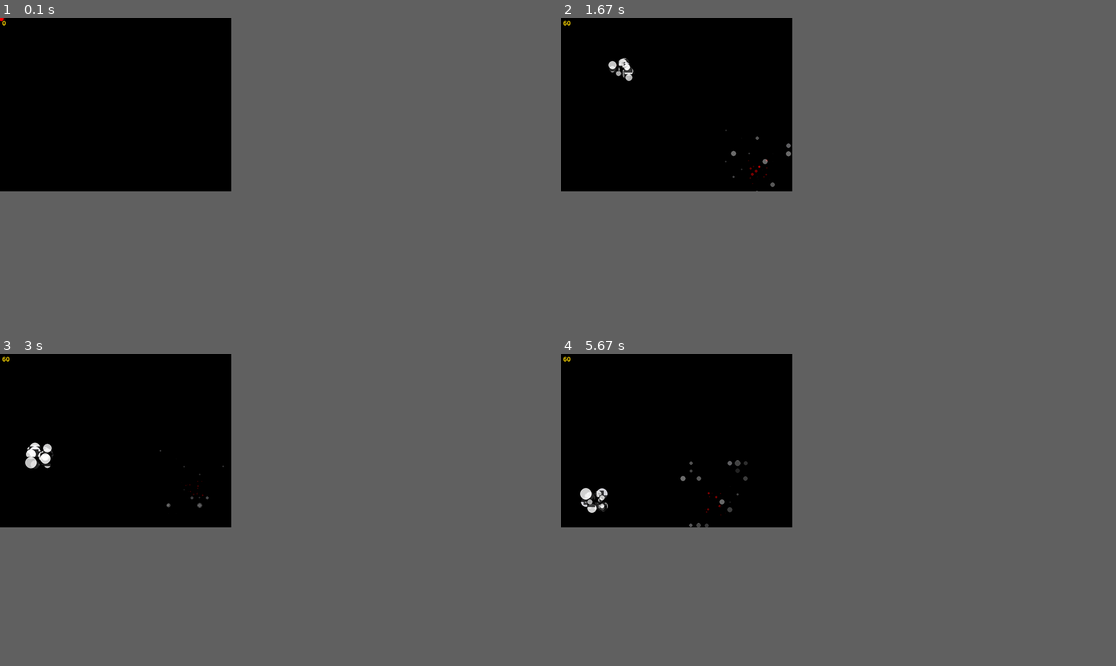
Above: before the commit, frames 1-4 (two rows, left to right).
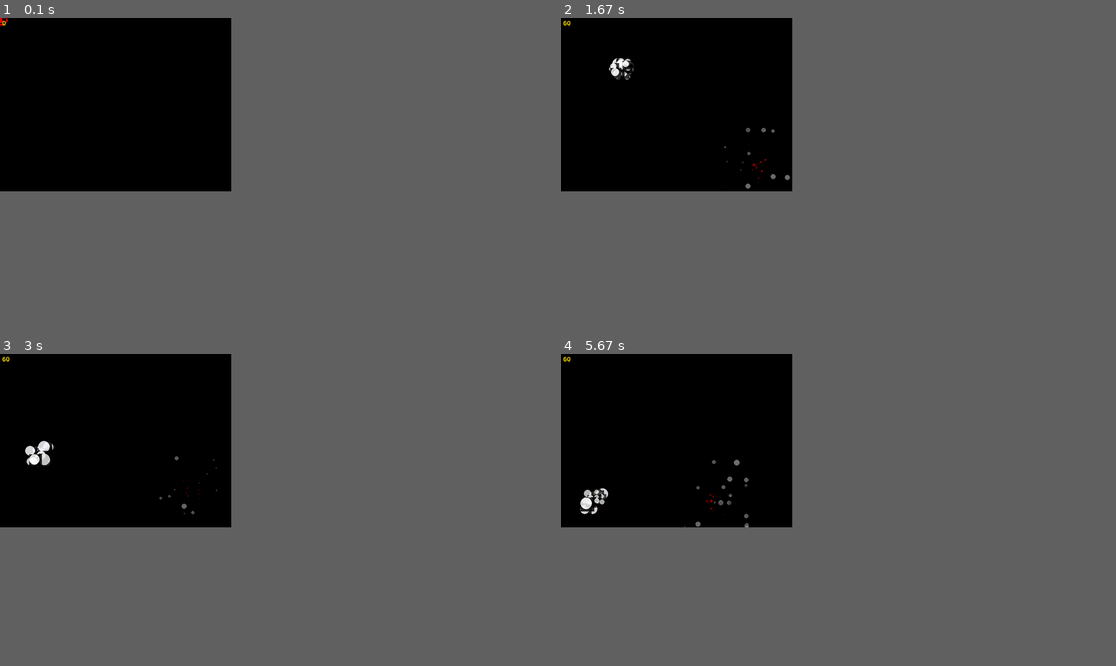
Above: after the commit, the same moments.

Repository: CalamariDemocracy/particles-in-pygame
Game: pygame game, started from main.py
Two runs of this game, one before a commit and one after it. Both use one fixed random seed, a clock stepped at 60 frames per second and the inputs below.
Inputs (mouse positions are in pixels of both pictures, inside the frame that each line leads up to):
- Up to frame 1 (0.1 s): no input
- Up to frame 2 (1.67 s): click (677, 105) at 0.38 s; tap F at 0.73, 1.03 s; click (622, 105) at 0.75 s; click (760, 164) at 1.22 s; click (622, 71) at 1.55 s
- Up to frame 3 (3 s): click (116, 463) at 1.88 s; click (83, 403) at 2.22 s; click (194, 485) at 2.55 s; click (38, 456) at 2.88 s
- Up to frame 4 (5.67 s): click (610, 407) at 3.22 s; click (622, 472) at 3.55 s; click (760, 481) at 3.88 s; click (605, 503) at 4.22 s; click (605, 450) at 4.55 s; click (688, 488) at 4.88 s; click (716, 497) at 5.22 s; click (594, 500) at 5.55 s

The runs differ from the first frame. In frame 1, less than 0.1% of the frame differs, in the area x 0-2%, y 0-3%; in frame 2, 0.4%; in frame 3, 0.4%; in frame 4, 0.5%, in the area x 3-34%, y 33-56%.

Commit message:
Remove unnecessary code and add docs

Diff:
--- a/main.py
+++ b/main.py
@@ -51,24 +51,24 @@
         self.colors = colors
         self.scale_type = scale_type
 
-    def get_new_particle(self, spawn_range=((0, 0), (0, 0)), offset=0, colors=None):
+    def get_new_particle(self, spawn_range: tuple = ((0, 0), (0, 0)), offset: int = 0):
         # spawn_range = (min_pos, max_pos) | ((min_x, min_y), (max_x, max_y))
         if isinstance(spawn_range[0], tuple) and isinstance(spawn_range[1], tuple):
             pos = (random.randint(spawn_range[0][0] - offset, spawn_range[1][0] + offset), random.randint(spawn_range[0][1] - offset, spawn_range[1][1] + offset))
         elif isinstance(spawn_range[0], int) and isinstance(spawn_range[1], int):
             pos = spawn_range[0] + random.randint(-offset, offset), spawn_range[1] + random.randint(-offset, offset)
-        vel = [random.randint(self.vel_range[0][0], self.vel_range[1][0]), random.randint(self.vel_range[0][1], self.vel_range[1][1]), random.randint(self.vel_range[0][1], self.vel_range[1][1])]
+        vel = [random.randint(self.vel_range[0][0], self.vel_range[1][0]), random.randint(self.vel_range[0][1], self.vel_range[1][1])]
         lifetime = random.randint(min(self.lifetime_range), max(self.lifetime_range))
         color = random.choice(self.colors)
         particle = Particle(pos, vel, lifetime, color, self.scale_type)
         return particle
 
-    def add_particles(self, spawn_range=((0, 0), (0, 0)), offset=0, amount=1):
+    def add_particles(self, spawn_range: tuple = ((0, 0), (0, 0)), amount: int = 1, offset: int = 0):
         for i in range(amount):
-            particle = self.get_new_particle(spawn_range)
+            particle = self.get_new_particle(spawn_range, offset)
             self.particles.append(particle)
 
-    def update_particles(self, pos_range, dt=1):
+    def update_particles(self, pos_range: tuple, dt: int = 1):
         if not self.particles:
             return
         for particle in self.particles[:]:
@@ -92,7 +92,6 @@
 
 
 def main():
-    print(pygame.colordict.THECOLORS)
     pygame.font.init()
     screen = pygame.display.set_mode((WIDTH, HEIGHT))
     clock = pygame.time.Clock()
@@ -116,6 +115,7 @@
         for event in pygame.event.get():
             if event.type == pygame.QUIT:
                 return
+
             if event.type == pygame.KEYDOWN:
                 if event.key == pygame.K_f:
                     full_screen = not full_screen
@@ -125,12 +125,13 @@
                     screen = pygame.display.set_mode((0, 0), pygame.FULLSCREEN)
                 else:
                     screen = pygame.display.set_mode((WIDTH, HEIGHT))
+
             if event.type == pygame.MOUSEBUTTONDOWN:
                 if event.button == 1:
-                    click_particles.add_particles(event.pos, 5, 20)
+                    click_particles.add_particles(event.pos, 20, 5)
 
         mouse_pos = pygame.mouse.get_pos()
-        mouse_particles.add_particles(mouse_pos, 10, 5)
+        mouse_particles.add_particles(mouse_pos, 5, 10)
 
         for particle_type in particle_types:
             particle_type.update_particles(((0, 0), (WIDTH, HEIGHT)), dt=dt)
